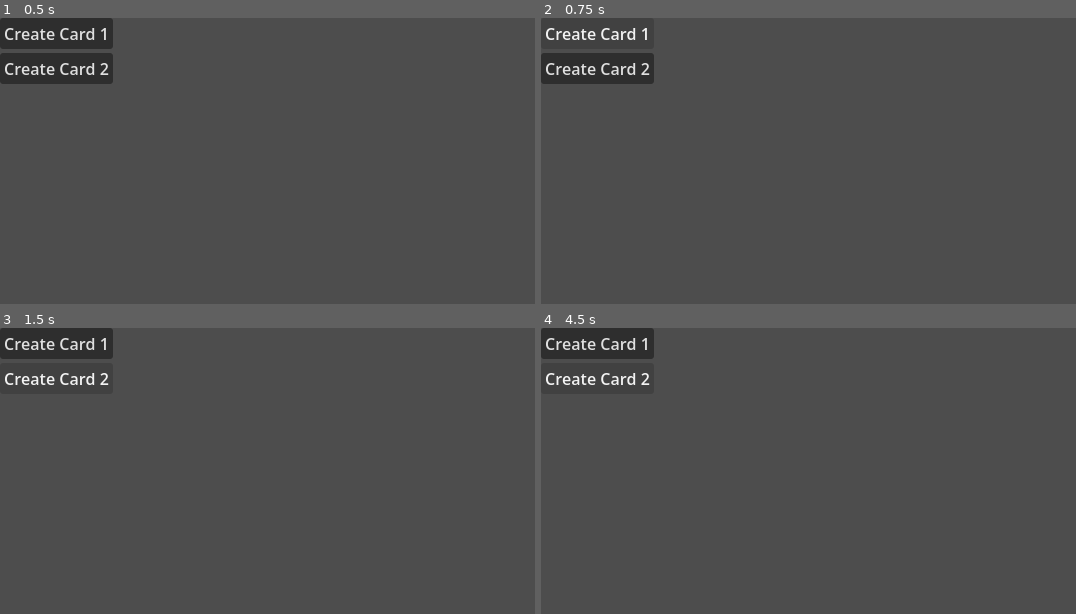
Above: before the commit, frames 1-4 (two rows, left to right).
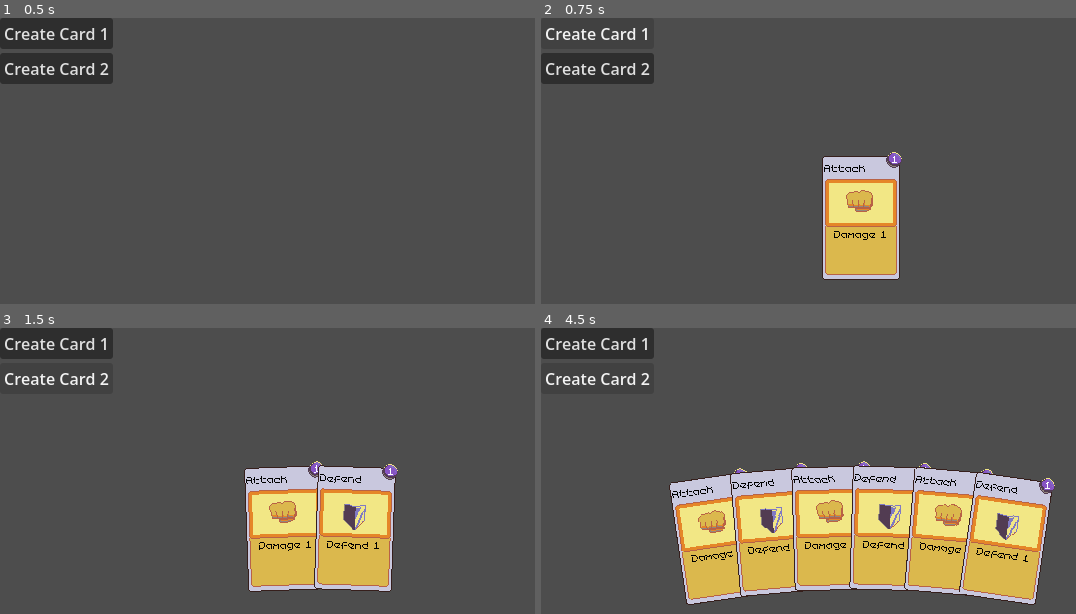
Above: after the commit, the same moments.

Repository: toocolors/deckbuilder-tutorial
Game: Godot game, scene res://scenes/deck_n_hand.tscn
Same seed, same stepped clock (60 frames per second), same inputs: the game is played once before the commit and once after it.
Inputs:
- Up to frame 1 (0.5 s): no input
- Up to frame 2 (0.75 s): click "Create Card 1" at 0.5 s
- Up to frame 3 (1.5 s): click "Create Card 2" at 1.25 s
- Up to frame 4 (4.5 s): click "Create Card 1" at 2 s; click "Create Card 2" at 2.75 s; click "Create Card 1" at 3.5 s; click "Create Card 2" at 4.25 s

Frame 1 is identical in both runs. In frame 2, 6.3% of the frame differs, in the area x 52-68%, y 46-92%; in frame 3, 12%; in frame 4, 30%, in the area x 23-97%, y 46-97%.
Error before the commit: Attempt to call function 'add_child' in base 'null instance' on a null instance. (res://scripts/deck_n_hand.gd:20)

Commit message:
Replace Spawn with Hand, make buttons add card to hand

Diff:
--- a/scenes/deck_n_hand.tscn
+++ b/scenes/deck_n_hand.tscn
@@ -9,7 +9,7 @@
 [node name="CanvasLayer" type="CanvasLayer" parent="." unique_id=1415013675]
 
 [node name="Hand" parent="CanvasLayer" unique_id=1914482994 instance=ExtResource("2_fmhf8")]
-position = Vector2(320, 1300)
+position = Vector2(320, 1200)
 
 [node name="Button" type="Button" parent="." unique_id=1751398790]
 offset_right = 8.0
--- a/scripts/deck_n_hand.gd
+++ b/scripts/deck_n_hand.gd
@@ -3,7 +3,7 @@
 @onready var attack_card_scene: PackedScene = preload("res://scenes/cards/attack_card.tscn")
 @onready var defend_card_scene: PackedScene = preload("res://scenes/cards/defend_card.tscn")
 
-@onready var spawn_point = $CanvasLayer/Spawn
+@onready var hand = $CanvasLayer/Hand
 
 # Called when the node enters the scene tree for the first time.
 func _ready() -> void:
@@ -17,9 +17,9 @@
 
 func _on_button_pressed() -> void:
 	var card = attack_card_scene.instantiate()
-	spawn_point.add_child(card)
+	hand.add_card(card)
 
 
 func _on_button_2_pressed() -> void:
 	var card = defend_card_scene.instantiate()
-	spawn_point.add_child(card)
+	hand.add_card(card)
